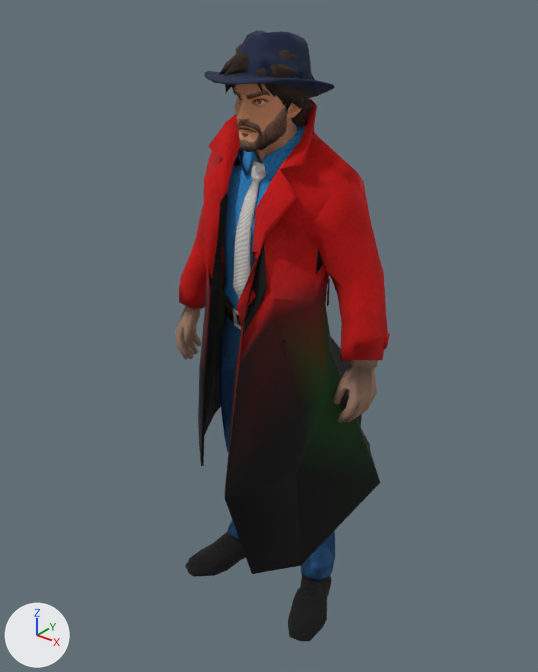
The glTF model ASSETS/MODELS/official/AGENT_MALE_LIGHT.glb: old version first, new version second.
Rendered twice from a 50 mm camera at (0.697, -0.873, 1.076) aimed at (0.016, -0.021, 0.548). The axes (+X, +Y, +Z) are drawn at lower left. The lights are the same throughout. The first picture is the older version. Both versions are drawn at full value of the shape key 'CrouchFix_f16' of 'Outfit_Coat'; the numbers are the values there. Vertices at exactly the same position are counted once.

Script lines for the objects in view, before the commit:
```python
me_body_hands = bpy.data.meshes.new('Body_Hands')
me_body_hands.from_pydata(...)  # 241 vertices, 450 faces; spans x -0.202..0.203, y -0.04..0.048, z 0.442..0.582
me_body_hands.materials.append(mat_body_hands_tex)  # picture img_male_body_hands
me_outfit_coat = bpy.data.meshes.new('Outfit_Coat')
me_outfit_coat.from_pydata(...)  # 566 vertices, 1014 faces; spans x -0.21..0.206, y -0.253..0.203, z 0.216..0.91
me_outfit_coat.materials.append(mat_coat_tex)
me_outfit_trousers = bpy.data.meshes.new('Outfit_Trousers')
me_outfit_trousers.from_pydata(...)  # 302 vertices, 600 faces; spans x -0.119..0.118, y -0.061..0.083, z 0.04..0.632
me_outfit_trousers.materials.append(mat_outfit_trousers_tex)  # picture img_male_outfit_trousers
ob_body_hands = bpy.data.objects.new('Body_Hands', me_body_hands)
ob_body_hands.location = (0.0, 0.0, 0.0)
ob_outfit_coat = bpy.data.objects.new('Outfit_Coat', me_outfit_coat)
ob_outfit_coat.location = (0.0, 0.0, 0.0)
ob_outfit_trousers = bpy.data.objects.new('Outfit_Trousers', me_outfit_trousers)
ob_outfit_trousers.location = (0.0, 0.0, 0.0)
# also in view: 'Body_Head' at (0.0, -0.009, 0.9); 'Outfit_Shirt_Coated' at (0.043, 0.006, 0.73); 'Outfit_Hat' at (0.0, -0.002, 0.959); 'Outfit_Shirt' at (0.001, 0.013, 0.717); 'Body_Hair' at (0.0, 0.0, 0.936)
```
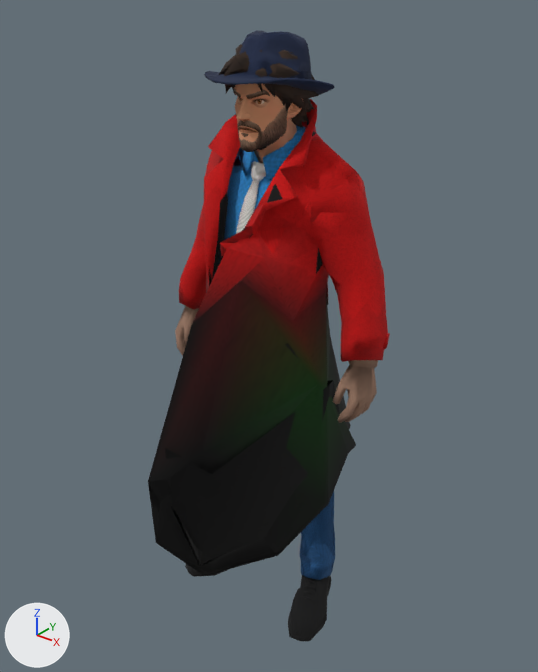
Edits to the bpy script that builds the scene:
```text
Change me_outfit_coat:
    used by ob_outfit_coat; location = (0.0, 0.0, 0.0)
    remove me_outfit_coat.from_pydata(...)  # 566 vertices, 1014 faces; spans x -0.21..0.206, y -0.253..0.203, z 0.216..0.91
    add me_outfit_coat.from_pydata(...)  # 566 vertices, 1014 faces; spans x -0.21..0.206, y -0.328..0.167, z 0.223..0.91
    me_outfit_coat part 1: the loose piece of 7 vertices spanning x 0.104..0.111, y 0.004..0.014, z 0.617..0.66 is multiplied about its middle by the matrix ((0.85, -0.018, 0.0), (0.018, 0.846, -0.079), (0.001, 0.079, 0.846)), then moved by (-0.018, 0.024, -0.015)
    me_outfit_coat part 2: 124 of 566 vertices moved; they spanned x -0.14..0.2, y -0.253..0.203, z 0.216..0.898 and now span x -0.141..0.152, y -0.328..0.167, z 0.223..0.897; mean shift (-0.022, -0.014, 0.006); largest move (0.13, -0.134, 0.368) -> (0.059, -0.298, 0.401)
```

Pixel boxes (x1, y1, x2, y2) of what changed, in the pictures (538 x 672 px; the box of a moved part takes in the faces that stretch with it):
'Outfit_Coat', reshaped (15% wider)
    before: (179, 99, 390, 574)
    after: (148, 99, 390, 576)
part 1 of me_outfit_coat, moved or reshaped
    before: (327, 278, 330, 306)
    after: (326, 283, 328, 305)
part 2 of me_outfit_coat, moved or reshaped
    before: (214, 106, 380, 574)
    after: (148, 106, 356, 573)
